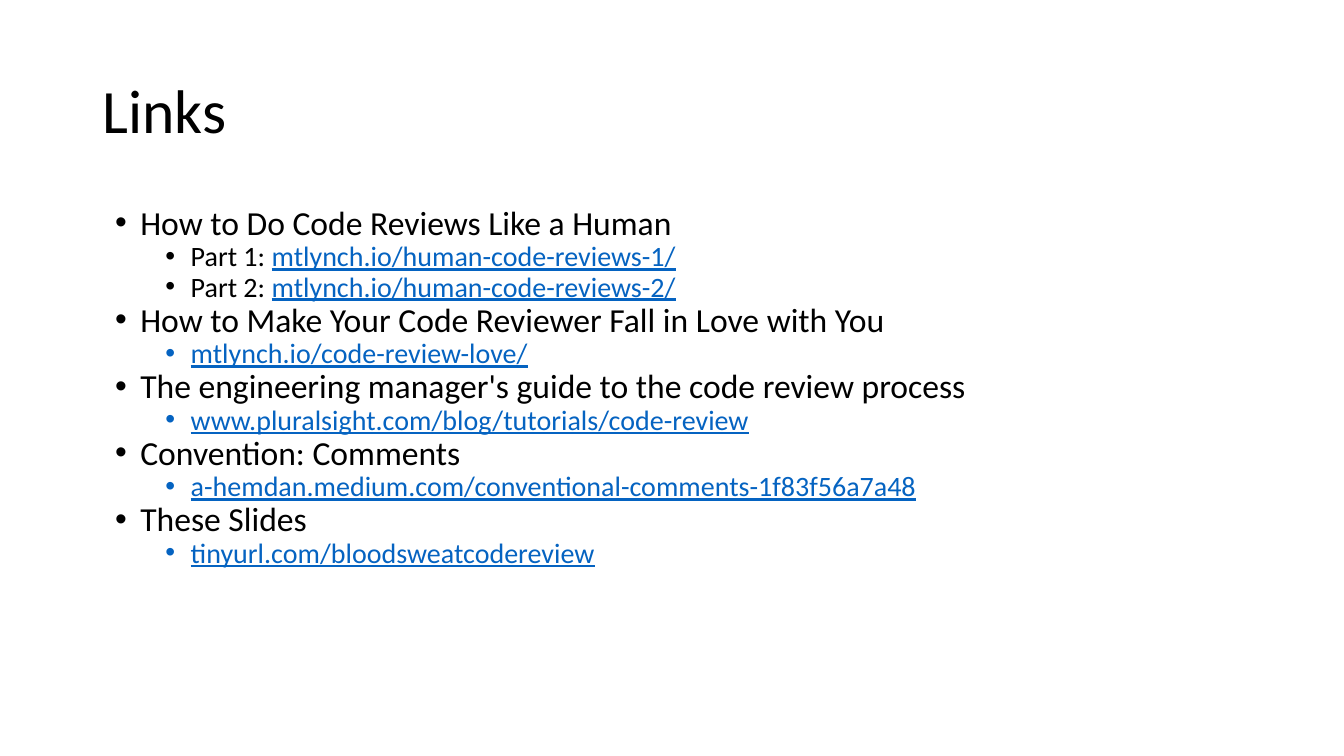
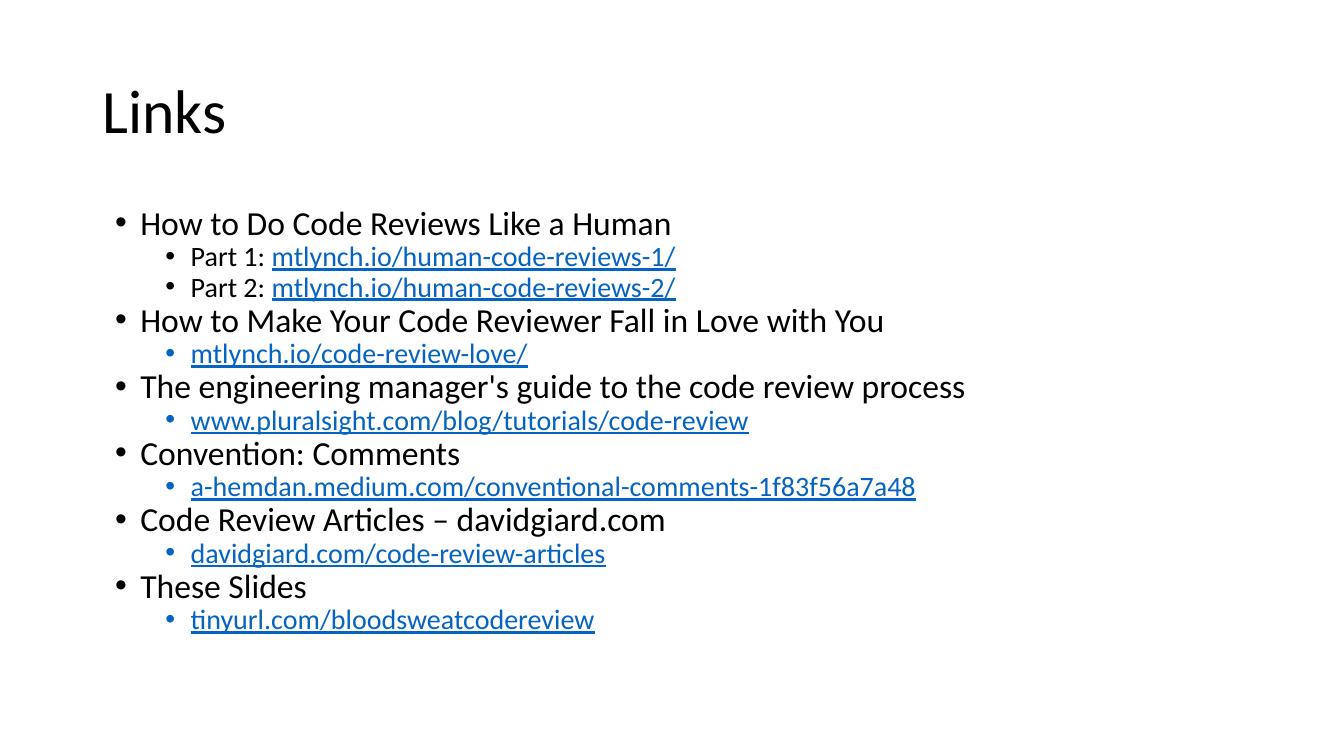
Before and after one commit to DavidGiard/Presentation-Slides, a slide deck: slide 45 of Blood-Sweat-and-Code-Reviews/Code Reviews.pptx. Drawn at 1344x756 pixels with LibreOffice and Linux fonts; fonts in the diff are those of the drawing. Boxes give left, top, right and bottom in pixels: in the first picture for what was removed or moved away, otherwise in the second. Text is boxed around its words. In the diff, an @@ line names an element or a change of style, - is before the commit and + after.

Commit message:
Update Code Review slides

```diff
--- a/Blood-Sweat-and-Code-Reviews/Code Reviews.pptx
+++ b/Blood-Sweat-and-Code-Reviews/Code Reviews.pptx
@@ text at (140, 507, 666, 568): paragraphs added @@
+• Code Review Articles – davidgiard.com
+  • davidgiard.com/code-review-articles
```
Also in this commit, not shown: 7 other slides changed.
